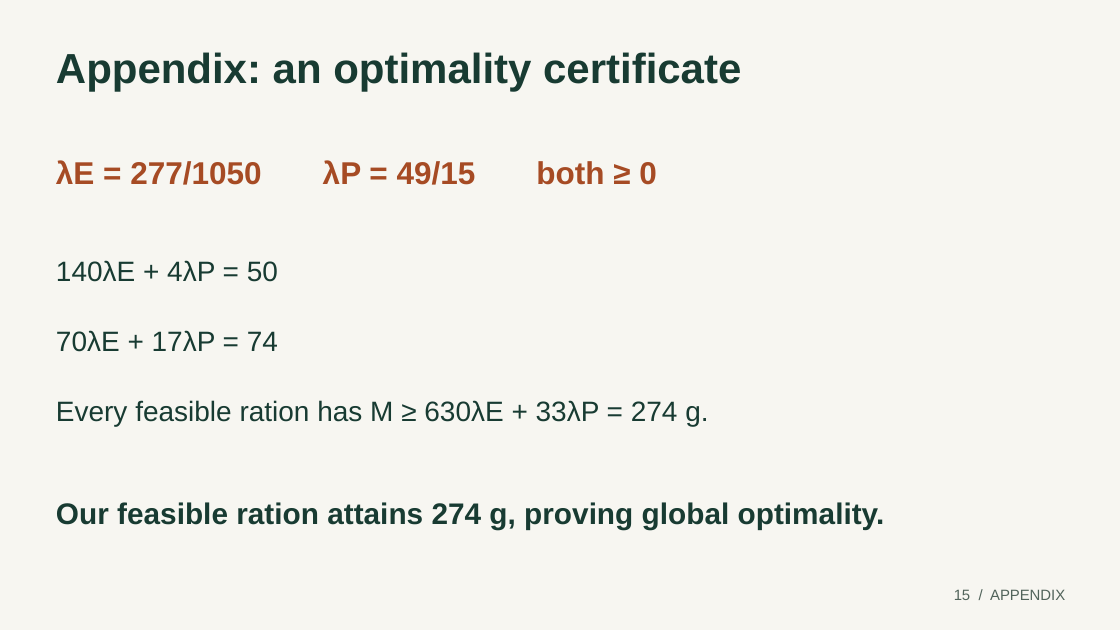
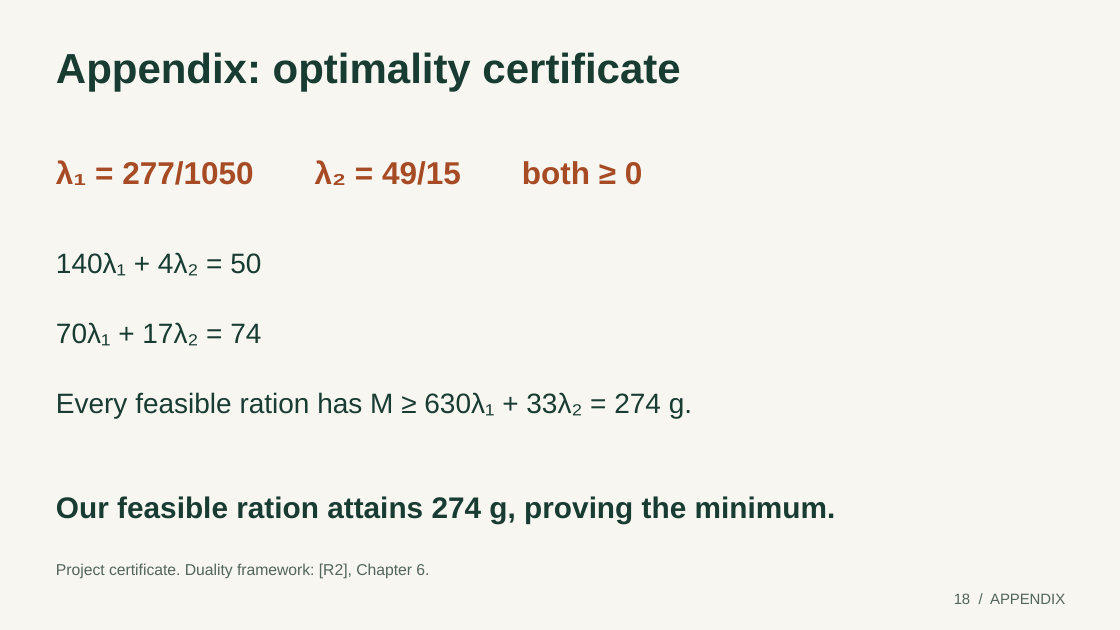
Before and after one commit to mavroul1s/TrailBalance, a slide deck: slide 18 of presentations/milestone-01/TrailBalance-Milestone-01.pptx (slide 15 before the commit). Drawn at 1120x630 pixels with LibreOffice and Linux fonts; fonts in the diff are those of the drawing. Boxes give left, top, right and bottom in pixels: in the first picture for what was removed or moved away, otherwise in the second. Text is boxed around its words. In the diff, an @@ line names an element or a change of style, - is before the commit and + after.

```diff
--- a/presentations/milestone-01/TrailBalance-Milestone-01.pptx
+++ b/presentations/milestone-01/TrailBalance-Milestone-01.pptx
@@ text at (x1=56, y1=52, x2=680, y2=92): text changed @@
-Appendix: an optimality certificate
+Appendix: optimality certificate
@@ text at (x1=56, y1=160, x2=643, y2=185): text changed @@
-λE = 277/1050 λP = 49/15 both ≥ 0
+λ₁ = 277/1050 λ₂ = 49/15 both ≥ 0
@@ text at (x1=56, y1=252, x2=261, y2=276): text changed @@
-140λE + 4λP = 50
+140λ₁ + 4λ₂ = 50
@@ text at (x1=56, y1=322, x2=261, y2=346): text changed @@
-70λE + 17λP = 74
+70λ₁ + 17λ₂ = 74
@@ text at (x1=56, y1=392, x2=692, y2=418): text changed @@
-Every feasible ration has M ≥ 630λE + 33λP = 274 g.
+Every feasible ration has M ≥ 630λ₁ + 33λ₂ = 274 g.
@@ text at (x1=56, y1=496, x2=836, y2=524): text changed @@
-Our feasible ration attains 274 g, proving global optimality.
+Our feasible ration attains 274 g, proving the minimum.
@@ text added at (x1=56, y1=563, x2=429, y2=579), 13.5 pt, text #52645B @@
+Project certificate. Duality framework: [R2], Chapter 6.
@@ text at (x1=954, y1=593, x2=1065, y2=604): text changed @@
-15 / APPENDIX
+18 / APPENDIX
```
Also in this commit, not shown: 9 other slides changed, 10 slides added, 8 slides removed, 8 other files.
